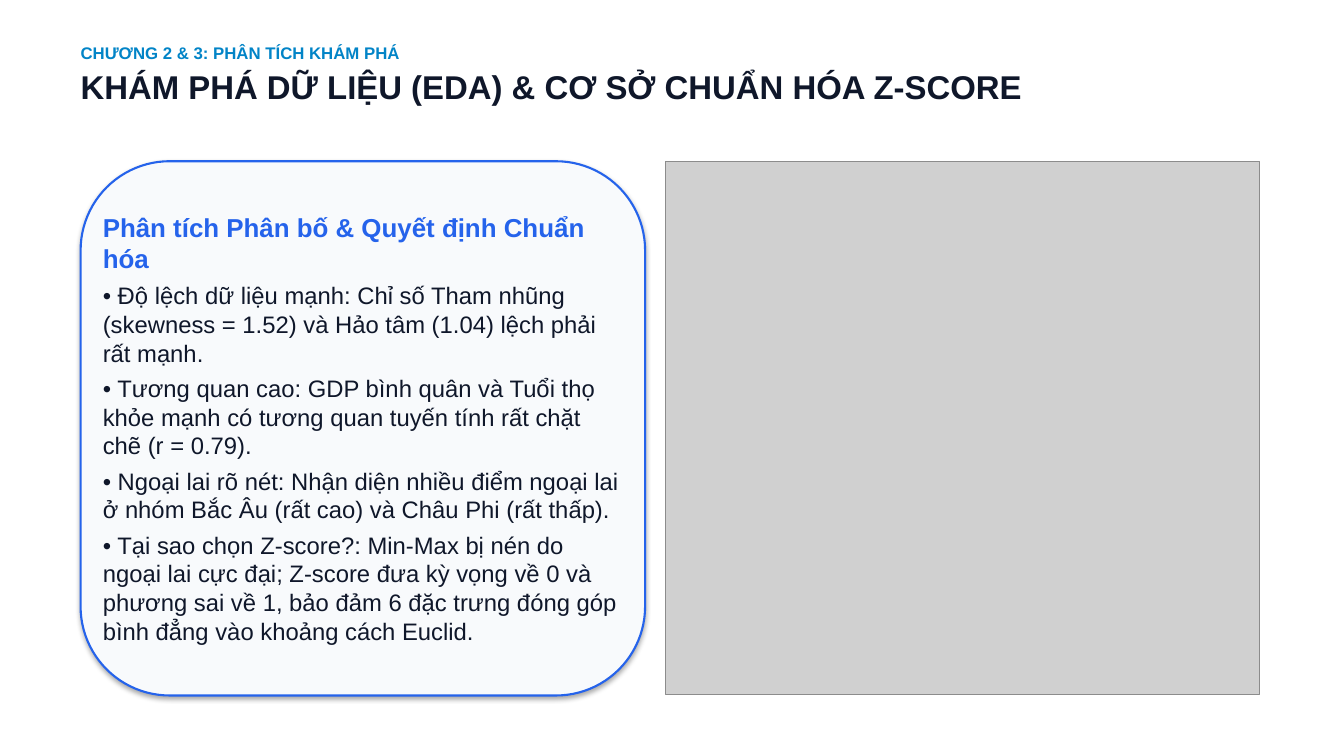
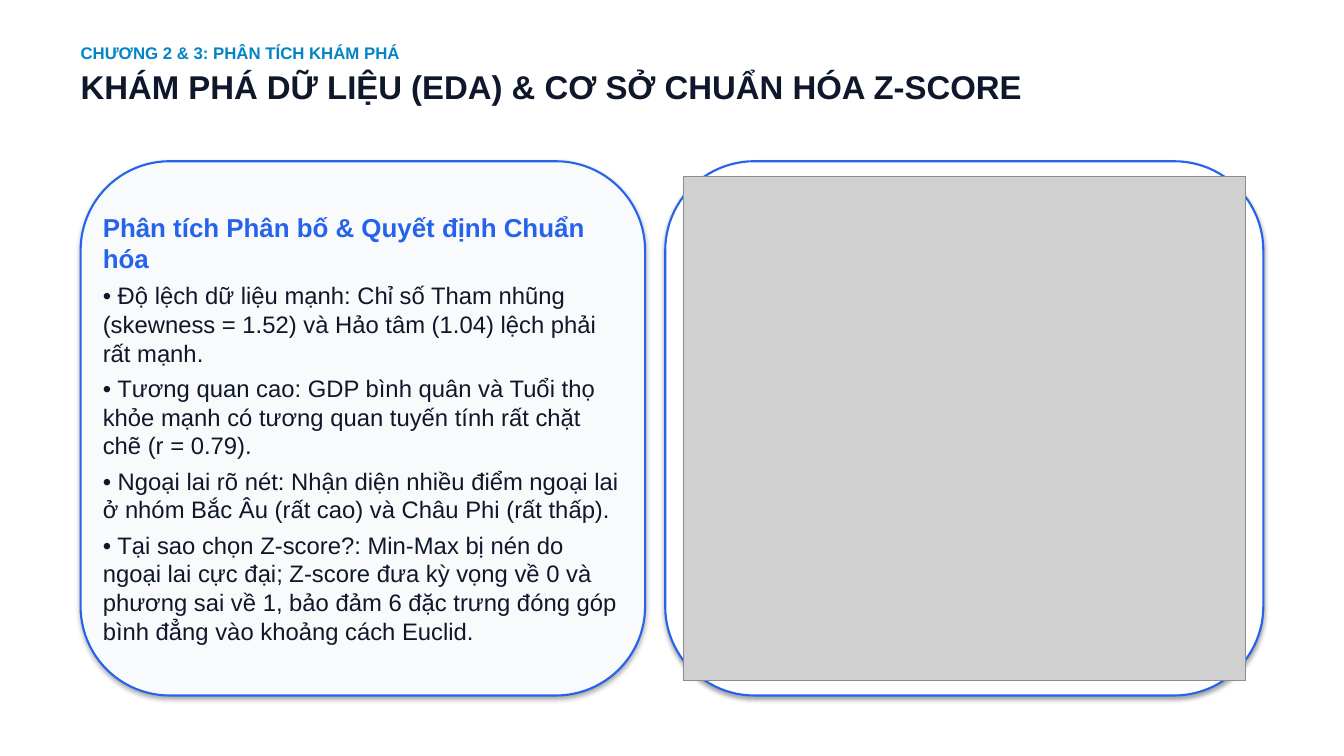
Before and after one commit to mtzwyu/world-happiness-clustering, a slide deck: slide 6 of reports/presentation/Nhom12_BaoCao_Slides.pptx. Drawn at 1344x756 pixels with LibreOffice and Linux fonts; fonts in the diff are those of the drawing; grey boxes stand for pictures. Boxes give left, top, right and bottom in pixels: in the first picture for what was removed or moved away, otherwise in the second. Text is boxed around its words. In the diff, an @@ line names an element or a change of style, - is before the commit and + after.

```diff
--- a/reports/presentation/Nhom12_BaoCao_Slides.pptx
+++ b/reports/presentation/Nhom12_BaoCao_Slides.pptx
@@ rounded rectangle added at <box>665,161,1263,696</box>, fill #FFFFFF, outline #2563EB 1.5 pt @@
@@ picture: place and size @@
-picture at <box>665,161,1260,695</box>
+picture at <box>684,176,1246,681</box>
```
Also in this commit, not shown: 10 other slides changed, 11 other files.
